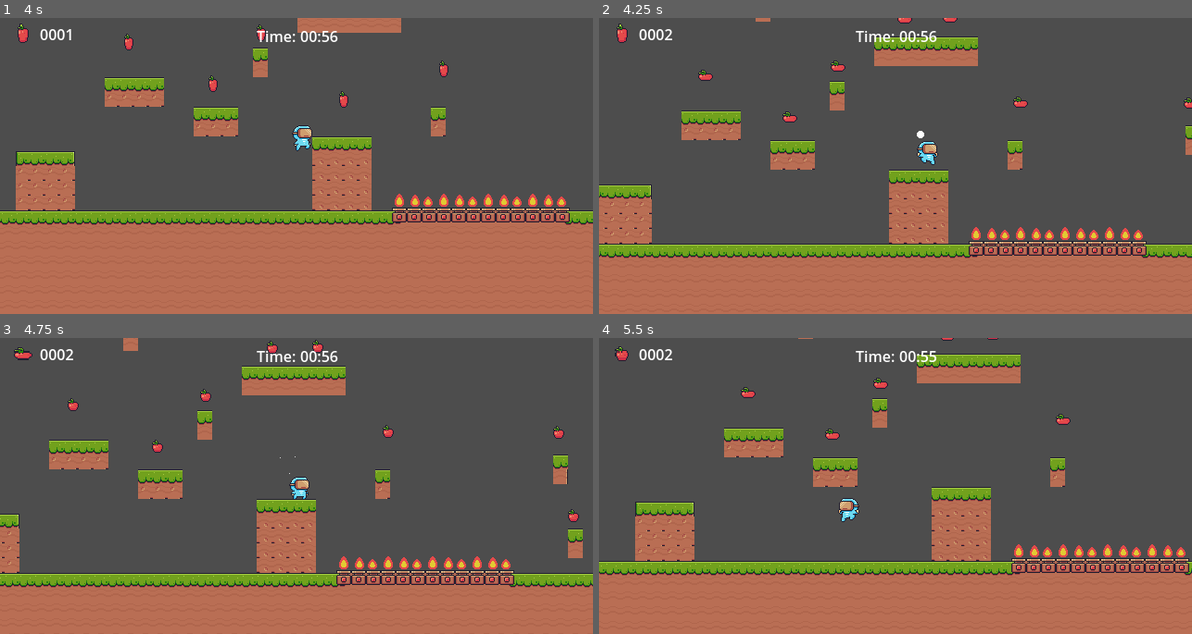
Above: before the commit, frames 1-4 (two rows, left to right).
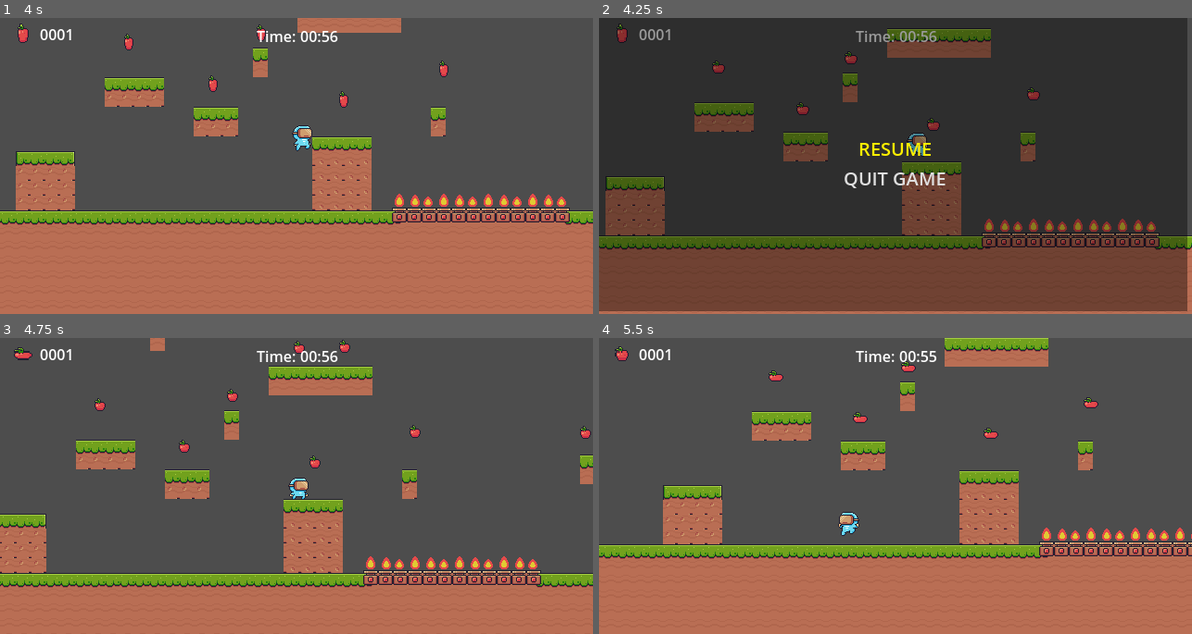
Above: after the commit, the same moments.

Repository: mths0303s/Game-inter
Game: Godot game, scene res://Levels/word.tscn
Two runs of this game, one before a commit and one after it. Both use one fixed random seed, a clock stepped at 60 frames per second and the inputs below.
Inputs (mouse positions are in pixels of both pictures, inside the frame that each line leads up to):
- Up to frame 1 (4 s): hold Right (ui_right) 0.53-2.03 s; tap Up (ui_up) at 0.77, 1.52, 3.02, 3.77 s; hold Left (ui_left) 2.03-2.78 s; hold Right (ui_right) from 2.78 s (still down)
- Up to frame 2 (4.25 s): keep holding Right (ui_right); tap Escape (ui_cancel) at 4.15 s
- Up to frame 3 (4.75 s): release Right (ui_right) at 4.25 s; click (296, 468) at 4.25 s, where only the run after the commit has a clickable "RESUME"
- Up to frame 4 (5.5 s): hold Left (ui_left) from 5.03 s (still down); tap Up (ui_up) at 5.27 s

Frame 1 is identical in both runs. In frame 2, 98% of the frame differs, in the area x 0-100%, y 0-100%; in frame 3, 12%; in frame 4, 23%.

Commit message:
Adicionando o script Pause/Quit

Diff:
--- a/Levels/word.tscn
+++ b/Levels/word.tscn
@@ -10,6 +10,7 @@
 [ext_resource type="Script" path="res://Scripts/hud_manager.gd" id="8_nw37l"]
 [ext_resource type="Texture2D" uid="uid://dcidruq5fiwup" path="res://Assets/Items/Fruits/Apple.png" id="9_87riy"]
 [ext_resource type="PackedScene" uid="uid://cdvvn0fs502qf" path="res://actors/checkpint.tscn" id="10_jyl42"]
+[ext_resource type="PackedScene" uid="uid://218hum1qs0r8" path="res://actors/pause_menu.tscn" id="11_ai72w"]
 
 [sub_resource type="TileSetAtlasSource" id="TileSetAtlasSource_7uum3"]
 texture = ExtResource("1_6bteh")
@@ -1071,6 +1072,8 @@
 [node name="checkpint" parent="." instance=ExtResource("10_jyl42")]
 position = Vector2(2007, -323)
 
+[node name="pause_menu" parent="." instance=ExtResource("11_ai72w")]
+
 [connection signal="body_entered" from="fire area" to="fire area" method="_on_body_entered"]
 [connection signal="body_entered" from="fire area2" to="fire area2" method="_on_body_entered"]
 [connection signal="timeout" from="HUD/control/clock_timer" to="HUD/control" method="_on_clock_timer_timeout"]
--- /dev/null
+++ b/Scripts/pause_menu.gd
@@ -0,0 +1,27 @@
+extends CanvasLayer
+
+@onready var resume_btn = $menu_holder/Resume_btn
+
+
+# Called when the node enters the scene tree for the first time.
+func _ready():
+	pass # Replace with function body.
+
+
+# Called every frame. 'delta' is the elapsed time since the previous frame.
+func _process(delta):
+	pass
+
+func _unhandled_input(event):
+	if event.is_action_pressed("ui_cancel"):
+		visible = true
+		get_tree().paused = true
+		resume_btn.grab_focus()
+
+func _on_resume_btn_pressed():
+	visible = false
+	get_tree().paused = false
+
+
+func _on_quit_btn_pressed():
+	get_tree().quit()
--- a/actors/pause_menu.tscn
+++ b/actors/pause_menu.tscn
@@ -1,4 +1,6 @@
-[gd_scene load_steps=11 format=3 uid="uid://218hum1qs0r8"]
+[gd_scene load_steps=14 format=3 uid="uid://218hum1qs0r8"]
+
+[ext_resource type="Script" path="res://Scripts/pause_menu.gd" id="1_lnv4q"]
 
 [sub_resource type="StyleBoxEmpty" id="StyleBoxEmpty_obu1x"]
 
@@ -13,10 +15,17 @@
 Button/colors/font_hover_color = Color(1, 0.941176, 0, 1)
 Button/colors/font_hover_pressed_color = Color(1, 1, 1, 1)
 Button/colors/font_pressed_color = Color(1, 0.580392, 0, 1)
+Button/font_sizes/font_size = 20
 Button/styles/focus = SubResource("StyleBoxEmpty_obu1x")
 Button/styles/hover = SubResource("StyleBoxEmpty_o6goq")
 Button/styles/normal = SubResource("StyleBoxEmpty_1pbh4")
 Button/styles/pressed = SubResource("StyleBoxEmpty_p8dit")
+
+[sub_resource type="InputEventAction" id="InputEventAction_bs5wr"]
+action = &"ui_cancel"
+
+[sub_resource type="Shortcut" id="Shortcut_8luqq"]
+events = [SubResource("InputEventAction_bs5wr")]
 
 [sub_resource type="StyleBoxEmpty" id="StyleBoxEmpty_twlus"]
 
@@ -30,12 +39,16 @@
 Button/colors/font_focus_color = Color(1, 0.941176, 0, 1)
 Button/colors/font_hover_color = Color(1, 0.941176, 0, 1)
 Button/colors/font_pressed_color = Color(1, 0.580392, 0, 1)
+Button/font_sizes/font_size = 20
 Button/styles/focus = SubResource("StyleBoxEmpty_twlus")
 Button/styles/hover = SubResource("StyleBoxEmpty_xv4ly")
 Button/styles/normal = SubResource("StyleBoxEmpty_n86wg")
 Button/styles/pressed = SubResource("StyleBoxEmpty_nddm4")
 
 [node name="pause_menu" type="CanvasLayer"]
+process_mode = 3
+visible = false
+script = ExtResource("1_lnv4q")
 
 [node name="bg_oveerlay" type="ColorRect" parent="."]
 offset_right = 635.0
@@ -55,6 +68,7 @@
 [node name="Resume_btn" type="Button" parent="menu_holder"]
 layout_mode = 2
 theme = SubResource("Theme_fww4f")
+shortcut = SubResource("Shortcut_8luqq")
 text = "RESUME"
 
 [node name="Quit_btn" type="Button" parent="menu_holder"]
@@ -62,3 +76,6 @@
 theme = SubResource("Theme_ksa30")
 text = "QUIT GAME
 "
+
+[connection signal="pressed" from="menu_holder/Resume_btn" to="." method="_on_resume_btn_pressed"]
+[connection signal="pressed" from="menu_holder/Quit_btn" to="." method="_on_quit_btn_pressed"]
Not shown: 1 places in Levels/word.tscn that only renumber resources
